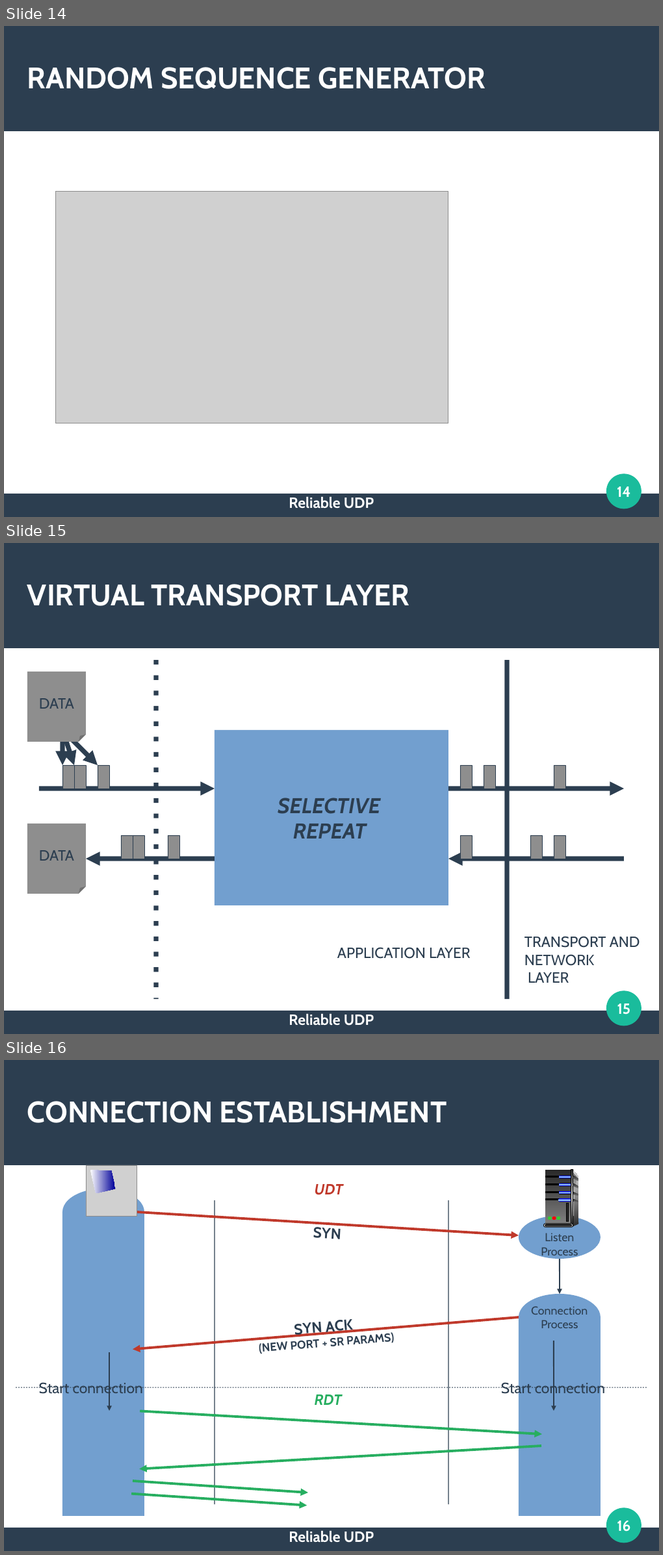
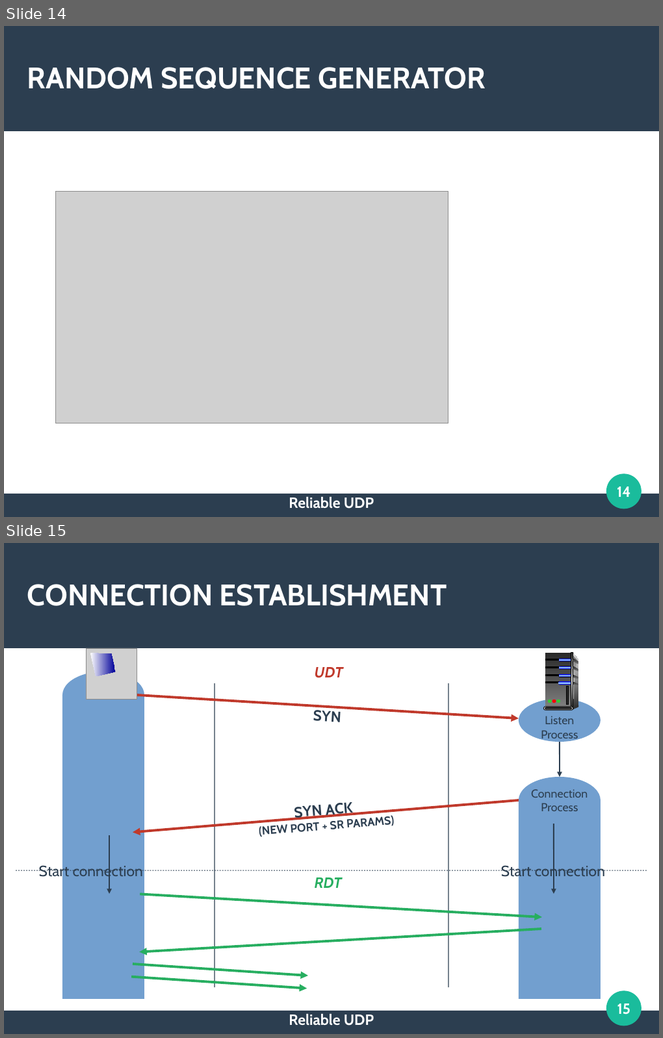
Before and after one commit to RedRum2/reliable-udp, a slide deck: doc/Presentation.odp. Shown one above the other, each under a label of ours: slides 14, 15 and 16 before the commit, slides 14 and 15 after it. The pictures are 663x1555 and 663x1038 pixels, drawn with LibreOffice and Linux fonts; fonts in the diff are those of the drawing; grey boxes stand for pictures. Boxes give left, top, right and bottom in pixels: in the first picture for what was removed or moved away, otherwise in the second. Text is boxed around its words. In the diff, an @@ line names an element or a change of style, - is before the commit and + after.

```diff
--- a/doc/Presentation.odp
+++ b/doc/Presentation.odp
@@ slide 15 removed at [4, 543, 659, 1034], background #FFFFFF; not listed: 3 template elements that a slide beside it also shows @@
@@ title removed at [27, 584, 410, 606] @@
-VIRTUAL TRANSPORT LAYER
@@ folded corner removed at [27, 672, 85, 742] @@
-DATA
@@ line removed from (156, 660) to (156, 999) @@
@@ line removed from (507, 660) to (507, 999) @@
@@ arrow removed from (62, 730) to (62, 765) @@
@@ arrow removed from (62, 730) to (74, 765) @@
@@ arrow removed from (62, 730) to (98, 765) @@
@@ rectangle removed at [215, 730, 449, 906] @@
-SELECTIVE
-REPEAT
@@ rectangle removed at [62, 765, 74, 789] @@
@@ rectangle removed at [74, 765, 86, 789] @@
@@ rectangle removed at [98, 765, 109, 789] @@
@@ rectangle removed at [460, 765, 473, 789] @@
@@ rectangle removed at [484, 765, 495, 789] @@
@@ rectangle removed at [554, 765, 566, 789] @@
@@ arrow removed from (39, 789) to (215, 789) @@
@@ arrow removed from (449, 789) to (624, 789) @@
@@ folded corner removed at [27, 824, 85, 894] @@
-DATA
@@ rectangle removed at [121, 835, 133, 859] @@
@@ rectangle removed at [133, 835, 145, 859] @@
@@ rectangle removed at [168, 835, 180, 859] @@
@@ rectangle removed at [460, 835, 473, 859] @@
@@ rectangle removed at [530, 835, 543, 859] @@
@@ rectangle removed at [554, 835, 566, 859] @@
@@ arrow removed from (215, 859) to (86, 859) @@
@@ arrow removed from (624, 859) to (449, 859) @@
@@ text removed at [337, 947, 471, 959] @@
-APPLICATION LAYER
@@ text removed at [525, 936, 640, 983] @@
-TRANSPORT AND
-NETWORK
-LAYER
@@ page number removed at [618, 1004, 631, 1015] @@
-15
@@ text removed at [289, 1014, 374, 1026] @@
-Reliable UDP
@@ what was slide 16 is now slide 15 @@
@@ page number at [618, 1004, 631, 1015]: text changed @@
-16
+15
```
Also in this commit, not shown: 10 slides changed, 41 slides added, 26 other files.
